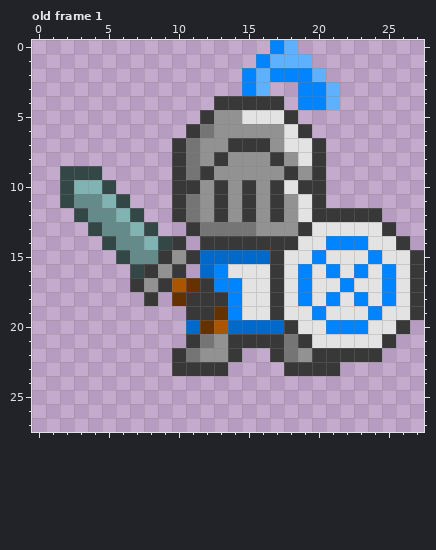
File history of a pixel-art file, images/hero.ase. The picture above was drawn from the file before the commit.
28x28 pixels, 7 frames. Shown: old frame 1.
Now the later version:
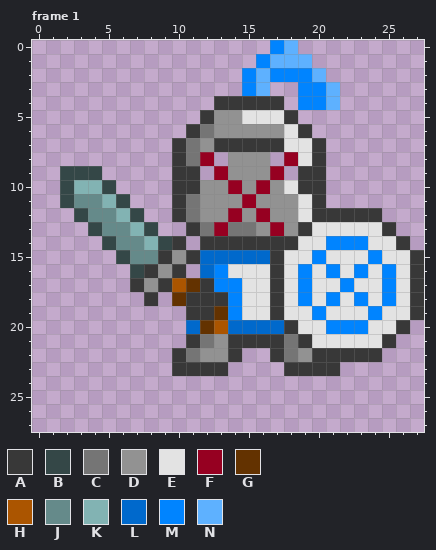
Palette (. is transparent): A #383838  B #344747  C #757575  D #929292  E #e3e3e3  F #960021  G #633200  H #ab5500  J #658a8a  K #82b3b3  L #0069cc  M #0084ff  N #5eb1ff
A new or re-ordered frame is compared with the old frame closest to it.
Difference:
frames 7 -> 8
Frame 1 is new; against old frame 1, layer "Head":
Colour A replaces colour C in row 9 at x 11.
Colour A replaces colour D in row 7 at x 13 and 17; in row 9 at x 19.
Colour D replaces colour A in row 10 at x 13, 15 and 17; in row 11 at x 13 and 17; in row 12 at x 13, 15 and 17.
Colour F replaces colour A in row 11 at x 15.
Colour F replaces colour C in row 13 at x 13.
Colour F replaces colour D in row 8 at x 12 and 18; in row 9 at x 13 and 17; in row 10 at x 14 and 16; in row 12 at x 14 and 16; in row 13 at x 17.
The edit erases colour A in row 8 at x 13 and 17; in row 9 at x 12 and 18.
Where, in picture pixels (left, top, right, bottom), the same in both pictures:
changed: (186, 138, 312, 236)
